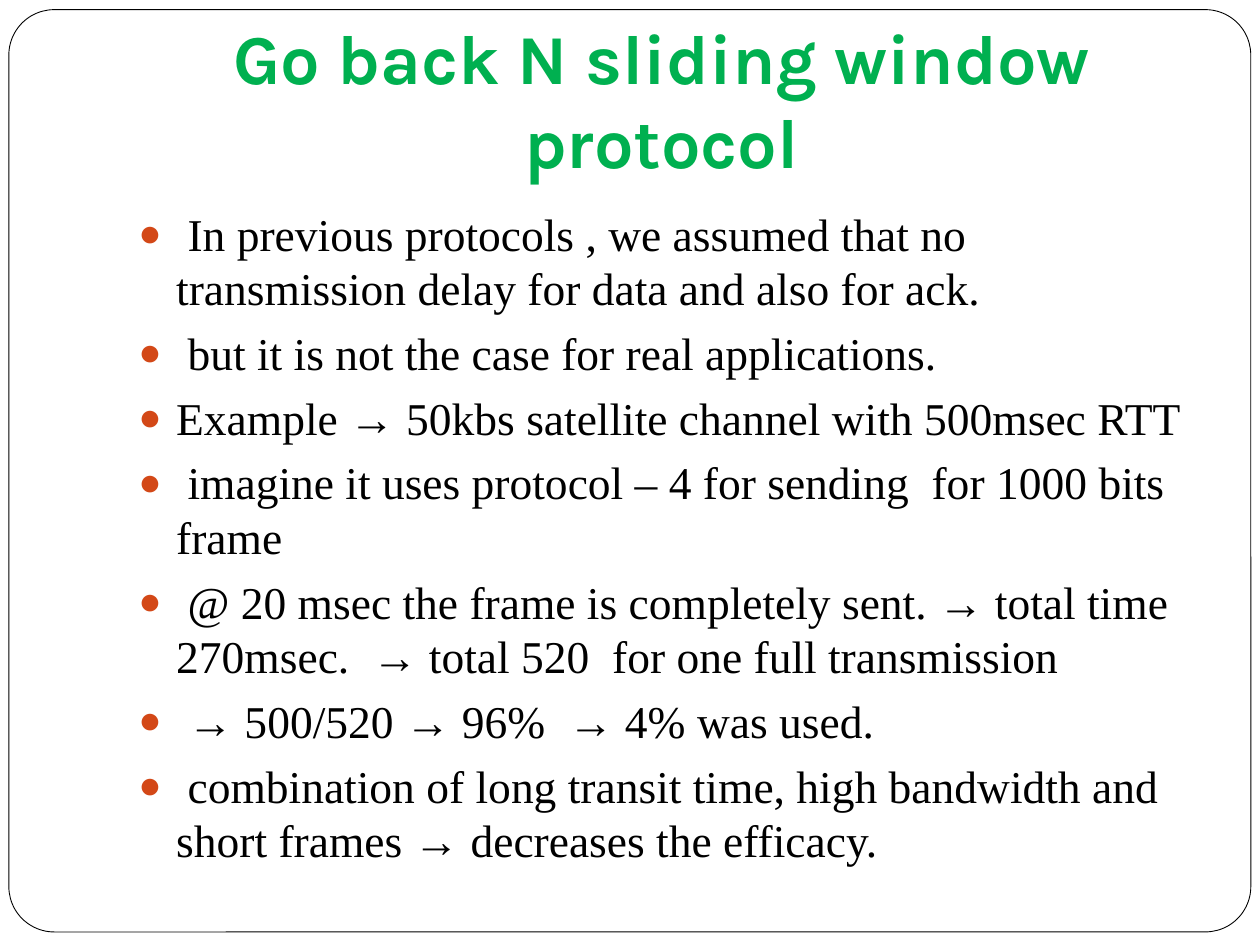
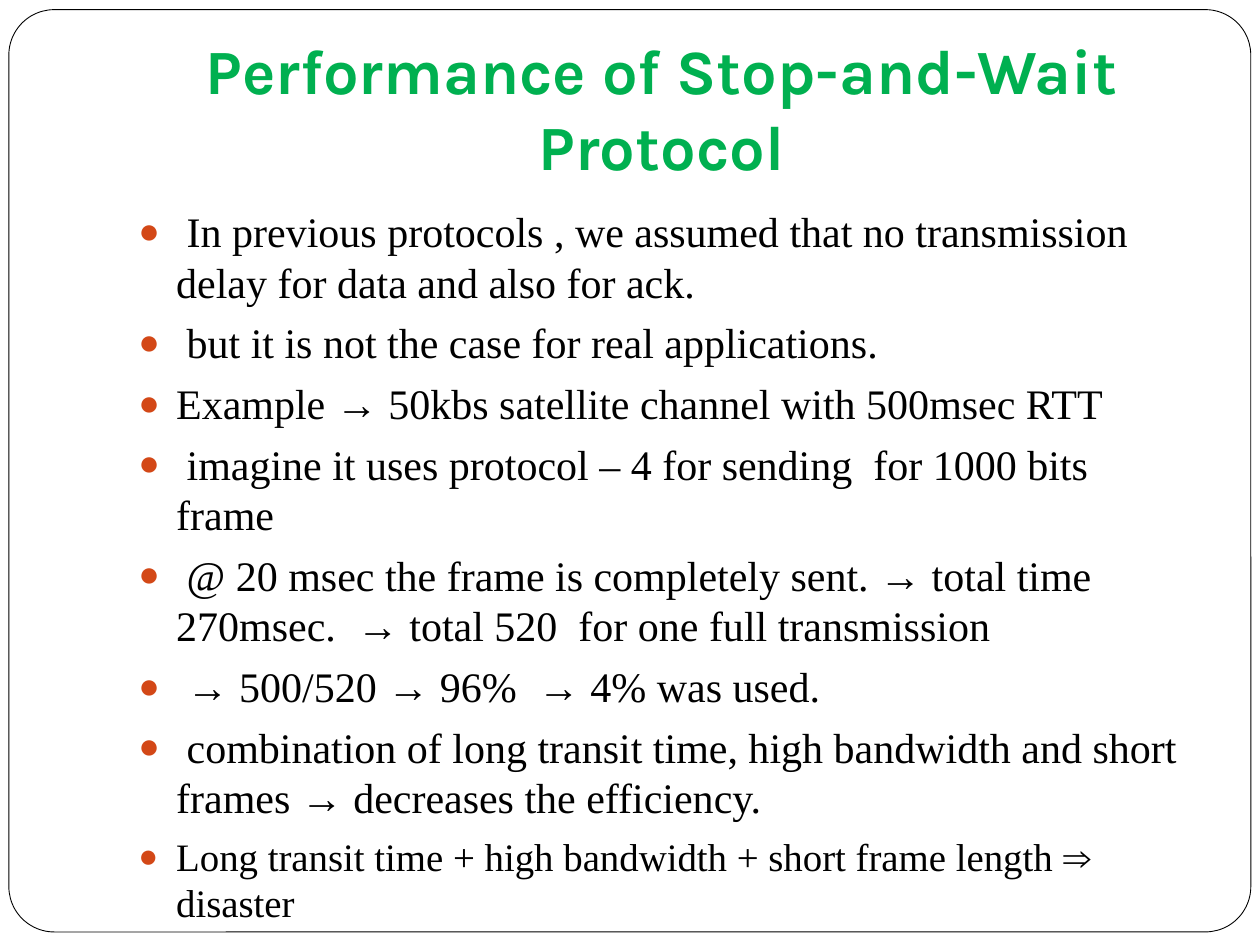
Before and after one commit to rameshragala/SWE2002-Computer-Networks, a slide deck: slide 16 of Theory/sliding window protocols.pptx. Drawn at 1260x945 pixels with LibreOffice and Linux fonts; fonts in the diff are those of the drawing. Boxes give left, top, right and bottom in pixels: in the first picture for what was removed or moved away, otherwise in the second. Text is boxed around its words. In the diff, an @@ line names an element or a change of style, - is before the commit and + after.

```diff
--- a/Theory/sliding window protocols.pptx
+++ b/Theory/sliding window protocols.pptx
@@ title at [206, 49, 1117, 171]: text changed; size 40 to 36 pt @@
-Go back N sliding window protocol
+Performance of Stop-and-Wait Protocol
@@ text at [176, 218, 1127, 703]: size 26 to 24.1 pt in "In previous protocols , we assumed that ...", "but it is not the case for ...", "Example → 50kbs satellite channel with 500msec ...", "imagine it uses protocol – 4 for ..." and 2 more places @@
@@ text at [176, 733, 1177, 879]: text changed; size 26 to 24.1 pt @@
-● combination of long transit time, high bandwidth and short frames → decreases the efficacy.
+● combination of long transit time, high bandwidth and short frames → decreases the efficiency.
+  ● Long transit time + high bandwidth + short frame length ⇒ disaster
```
Also in this commit, not shown: 1 other slide changed, 4 slides added, 13 other files.
